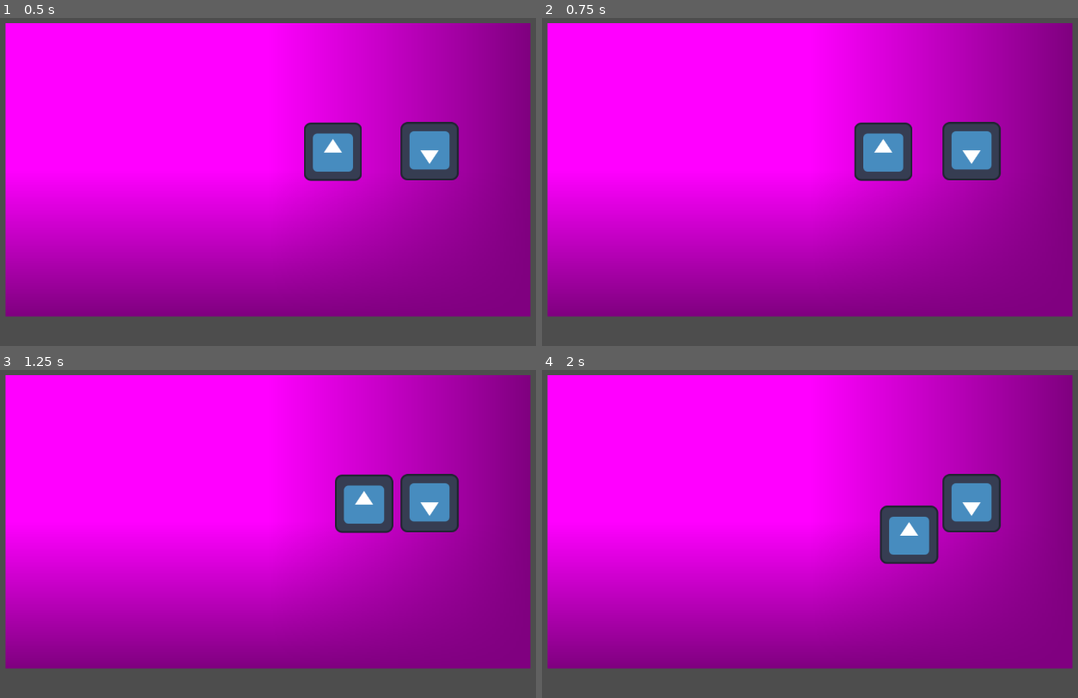
Above: before the commit, frames 1-4 (two rows, left to right).
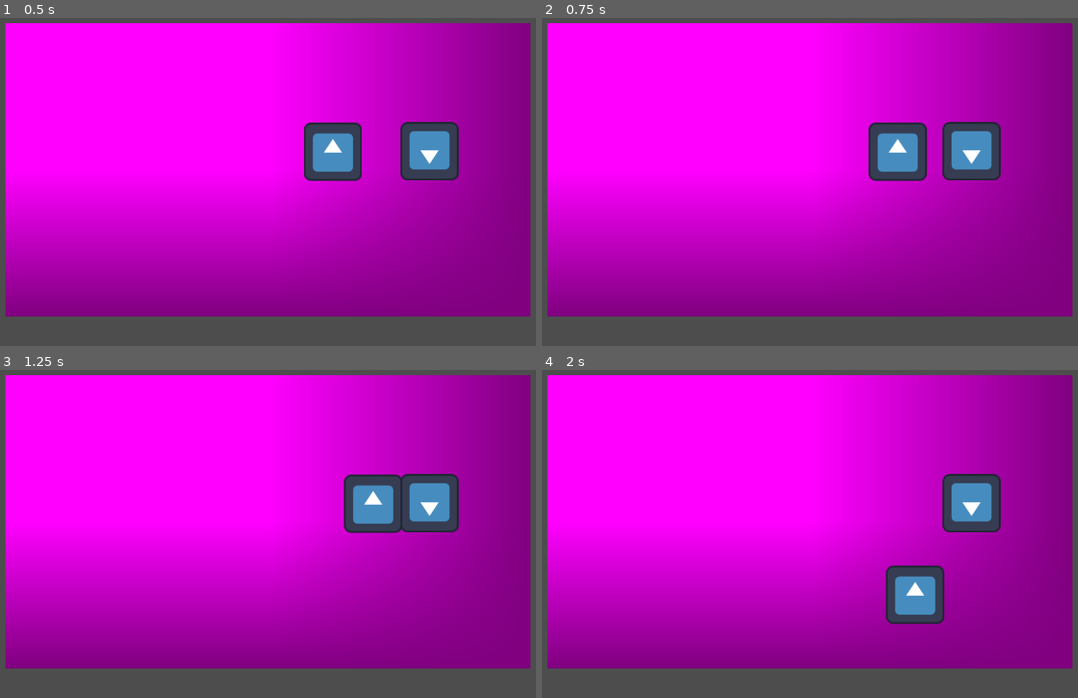
Above: after the commit, the same moments.

Repository: SussexPAL/gamedev-workshop-undertale
Game: Godot game, scene res://scenes/first_scene.tscn
Same seed, same stepped clock (60 frames per second), same inputs: the game is played once before the commit and once after it. The engine's default icon, where the game draws it, is replaced by a stand-in: a white triangle on a blue panel in a dark square.
Inputs:
- Up to frame 1 (0.5 s): no input
- Up to frame 2 (0.75 s): tap Enter at 0.5 s; hold D (move_right) from 0.53 s (still down)
- Up to frame 3 (1.25 s): keep holding D (move_right)
- Up to frame 4 (2 s): release D (move_right) at 1.28 s; hold S (move_down) from 1.28 s (still down)

Frame 1 is identical in both runs. In frame 2, 1.6% of the frame differs, in the area x 58-72%, y 31-50%; in frame 3, 1.2%; in frame 4, 3.9%, in the area x 62-76%, y 41-78%.

Commit message:
initalize project for github

Diff:
--- a/project.godot
+++ b/project.godot
@@ -41,6 +41,7 @@
 [physics]
 
 2d/default_gravity_vector=Vector2(0, 0)
+common/physics_interpolation=true
 
 [rendering]
 
--- a/scenes/first_scene.tscn
+++ b/scenes/first_scene.tscn
@@ -33,8 +33,8 @@
 texture = ExtResource("1_j4aoe")
 
 [node name="Player" type="CharacterBody2D" parent="."]
+physics_interpolation_mode = 1
 script = ExtResource("2_j4aoe")
-metadata/_edit_group_ = true
 
 [node name="CollisionShape2D" type="CollisionShape2D" parent="Player"]
 position = Vector2(153, -28.000004)
--- a/scripts/player_movement.gd
+++ b/scripts/player_movement.gd
@@ -1,19 +1,19 @@
 extends CharacterBody2D
 
-# Export variables - values that can be easily changed from the inspector window
-@export var move_speed:float = 100
+# Export variables - can be easily changed from the inspector window
+@export var move_speed:float = 300
 
-# Global variables - accessible by all functions
-var input:Vector2 # Defines what WASD keys the player is current pressing. (0,0) is no movement, (1,0) is rightward, and so on.
+# Global variables - accessible by all functions in this script
+var movement_input:Vector2 # Defines what direction the player is trying to move
 
 # Called every frame (framerate varies)
-func _process(delta):
-	input = Vector2(
+func _process(_delta):
+	movement_input = Vector2(						# Type is Vector2 (x, y)
 		Input.get_axis("move_left", "move_right"),	# Returns 1 to move right, -1 to move left
 		Input.get_axis("move_up", "move_down")		# Returns 1 to move up, -1 to move down
 		).normalized() 								# Normalize the input vector (diagonal movement should have magnitude of 1)
 
 # Called every physics update (consistent rate)
-func _physics_process(delta):
-	velocity = input * move_speed 	# Set player's velocity (does not move them yet)
-	move_and_slide() 				# Tell player to move based on their current velocity
+func _physics_process(_delta):
+	velocity = movement_input * move_speed 		# Set player velocity based on most recent input
+	move_and_slide() 							# Move player based on current velocity
Not shown, changed: assets/Minimal Dungeon - Asset Pack DEMO/Read Me.txt
Not shown, added: README.md
